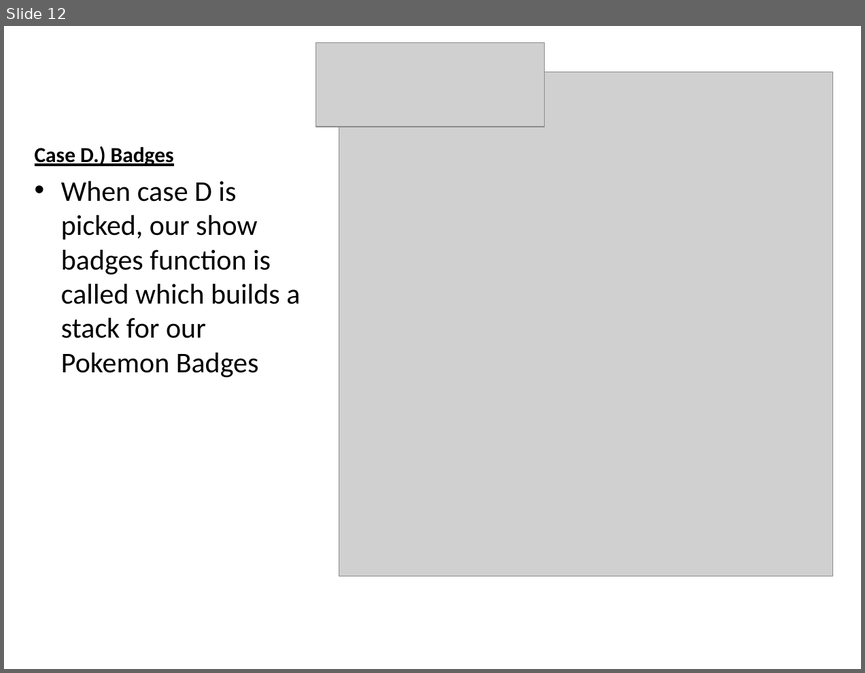
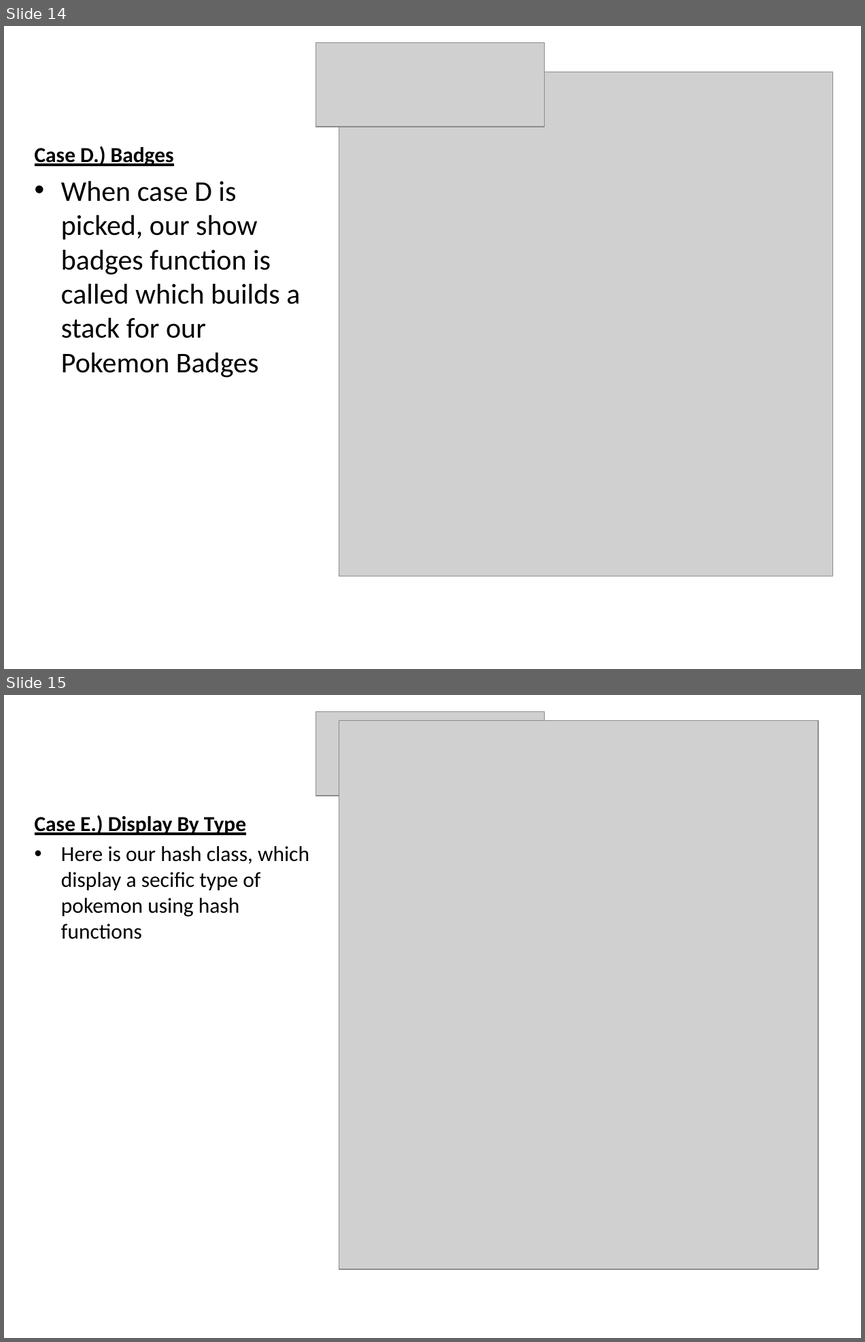
Before and after one commit to B88/Pokedex-Final, a slide deck: Pokemon Presentation.pptx. Shown one above the other, each under a label of ours: slide 12 before the commit, slides 14 and 15 after it. The pictures are 865x673 and 865x1342 pixels, drawn with LibreOffice and Linux fonts; fonts in the diff are those of the drawing; grey boxes stand for pictures. Boxes give left, top, right and bottom in pixels: in the first picture for what was removed or moved away, otherwise in the second. Text is boxed around its words. In the diff, an @@ line names an element or a change of style, - is before the commit and + after.

```diff
--- a/Pokemon Presentation.pptx
+++ b/Pokemon Presentation.pptx
@@ slide 15 added at [4, 695, 861, 1338], background #FFFFFF @@
@@ picture added at [316, 711, 545, 795] @@
@@ picture added at [339, 721, 818, 1269] @@
@@ text added at [35, 815, 309, 939], 18 pt, text #000000 @@
+Case E.) Display By Type
+• Here is our hash class, which display a secific type of pokemon using hash functions
@@ what was slide 12 is now slide 14 @@
```
Also in this commit, not shown: 3 slides changed, 3 other slides added.
